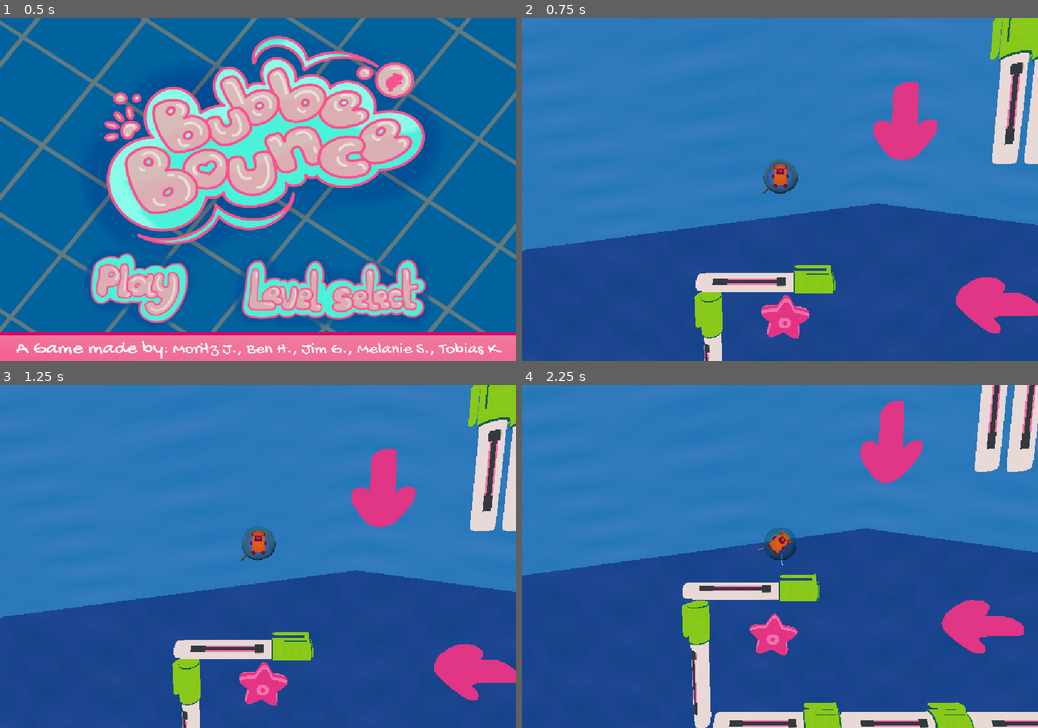
Above: before the commit, frames 1-4 (two rows, left to right).
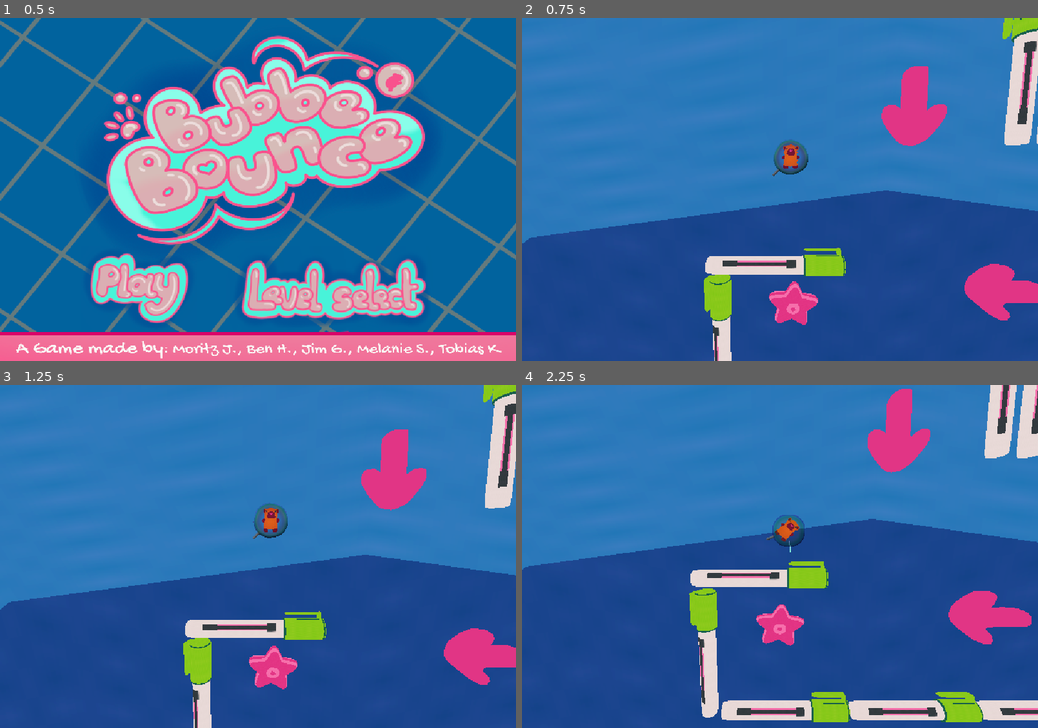
Above: after the commit, the same moments.

Repository: Mastermori/BubbeBounce
Game: Godot game, scene res://MainScene.tscn
Two runs of this game, one before a commit and one after it. Both use one fixed random seed, a clock stepped at 60 frames per second and the inputs below.
Inputs (mouse positions are in pixels of both pictures, inside the frame that each line leads up to):
- Up to frame 1 (0.5 s): no input
- Up to frame 2 (0.75 s): click (661, 288) at 0.5 s
- Up to frame 3 (1.25 s): no input
- Up to frame 4 (2.25 s): tap Enter (ui_accept) at 1.25, 1.52 s; move the mouse to (893, 539) at 1.27 s; press the mouse at (893, 539) at 1.28 s; hold D (move_right) 1.28-2.03 s; move the mouse to (676, 573) at 2.02 s; release the mouse at (676, 573) at 2.03 s; hold A (move_left) from 2.03 s (still down); click (676, 573) at 2.1 s

Frame 1 is identical in both runs. In frame 2, 14% of the frame differs, in the area x 0-100%, y 0-100%; in frame 3, 16%; in frame 4, 16%.

Commit message:
Cool Camera someone made at 3 a clock in the night

Diff:
--- a/player/camera.gd
+++ b/player/camera.gd
@@ -1,7 +1,19 @@
 class_name PlayerCamera
 extends Camera3D
 
+@onready var player = $".."
+
+var playerTransform
+
 var tween
+
+var viewport : Viewport
+
+var speed_threshold = 5
+var fast_speed_multiplier = 3
+
+
+var fixed_z_value: float = 0.0  # You can adjust this to your needs
 
 #func zoom_effect(strength: float = 25, duration: float = .35) -> void:
 	#if tween and tween.is_running():
@@ -10,3 +22,38 @@
 	#var initial_fov = fov
 	#tween.tween_property(self, "fov", fov - strength, duration/2).set_trans(Tween.TRANS_SINE).set_ease(Tween.EASE_IN).from_current()
 	#tween.tween_property(self, "fov", initial_fov, duration/2).set_trans(Tween.TRANS_LINEAR).set_ease(Tween.EASE_OUT).from_current()
+
+
+
+func _ready() -> void:
+	viewport = get_viewport()
+# Called when the node enters the scene tree for the first time.
+func _process(delta: float) -> void:
+	var mouse_position := viewport.get_mouse_position()
+	var origin := project_ray_origin(mouse_position)
+	var direction := project_ray_normal(mouse_position)
+	var ray_length := far
+	var end := origin + direction * ray_length
+	#end.z = fixed_z_value  # Lock the Z-axis to the defined plane
+	var space_state := get_world_3d().direct_space_state
+	var query := PhysicsRayQueryParameters3D.create(origin, end)
+
+	# Only interact with objects on the fixed Z-plane
+	query.set_collision_mask(1) # Set to your desired collision layer
+
+	var result := space_state.intersect_ray(query)
+	var mouse_position_3D:Vector3 = result.get("position", end)
+	var local_mouse_position: Vector3 = player.to_local(mouse_position_3D)
+	local_mouse_position.z = 0.0
+	print(local_mouse_position)
+
+	var midpoint: Vector3 = (player.position + mouse_position_3D) / 2
+	# Calculate the midpoint between player and mouse position
+	var local_midpoint: Vector3 = player.to_local(midpoint)/2
+
+	local_midpoint.z = self.position.z
+
+	var movement_speed: float = 4.0  # Adjust this speed as needed
+	if position.length() > speed_threshold:
+		movement_speed *= fast_speed_multiplier
+	self.position = self.position.lerp(local_midpoint, movement_speed * delta)
--- a/player/player.tscn
+++ b/player/player.tscn
@@ -49,6 +49,9 @@
 [sub_resource type="Curve" id="Curve_yw30f"]
 _data = [Vector2(0, 1), 0.0, 0.0, 0, 0, Vector2(1, 0), -2.49643, 0.0, 0, 0]
 point_count = 2
+
+[sub_resource type="BoxShape3D" id="BoxShape3D_boad6"]
+size = Vector3(11.7846, 9.96216, 1)
 
 [node name="Player" type="CharacterBody3D"]
 collision_layer = 2
@@ -105,6 +108,18 @@
 current = true
 script = ExtResource("3_g1dw6")
 
+[node name="Cube_026" type="MeshInstance3D" parent="Camera3D"]
+transform = Transform3D(1, 0, 0, 0, 1, 0, 0, 0, 1, 0, 1.6759, -0.462829)
+skeleton = NodePath("")
+
+[node name="StaticBody3D" type="StaticBody3D" parent="Camera3D/Cube_026"]
+transform = Transform3D(1, 0, 0, 0, 1, 0, 0, 0, 1, 0, 0.164332, -1.57622)
+collision_mask = 0
+
+[node name="CollisionShape3D" type="CollisionShape3D" parent="Camera3D/Cube_026/StaticBody3D"]
+transform = Transform3D(1, 0, 0, 0, 1, 0, 0, 0, 1, -0.336761, -2.11939, -0.570175)
+shape = SubResource("BoxShape3D_boad6")
+
 [node name="BounceCooldown" type="Timer" parent="."]
 wait_time = 0.2
 one_shot = true
Not shown: 1 places in player/player.tscn that only renumber resources
